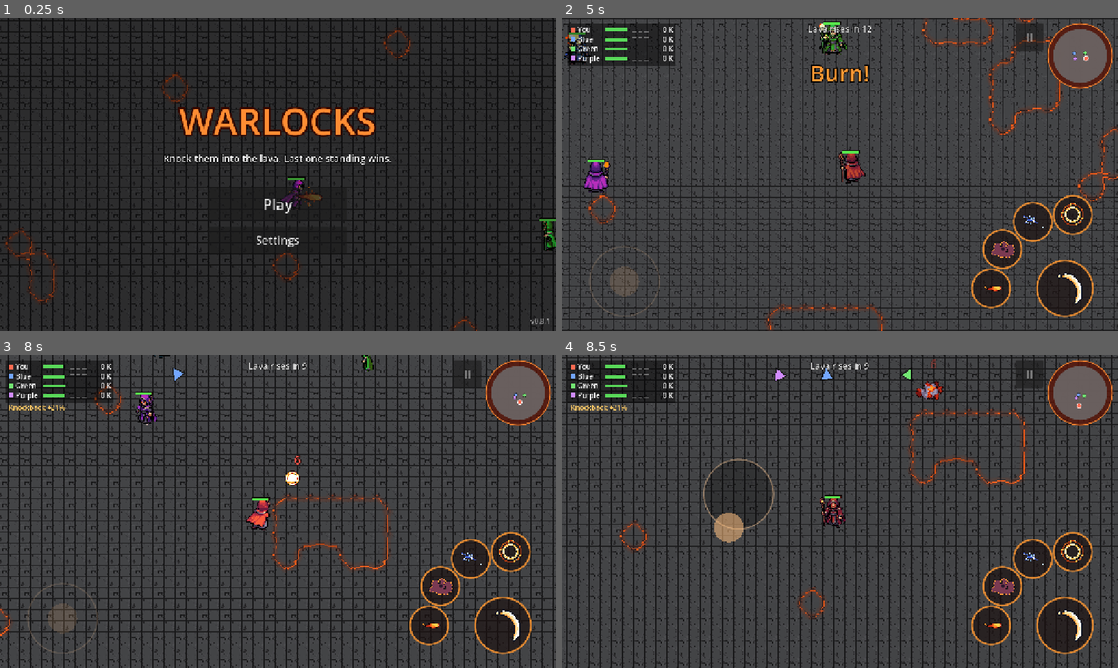
Above: before the commit, frames 1-4 (two rows, left to right).
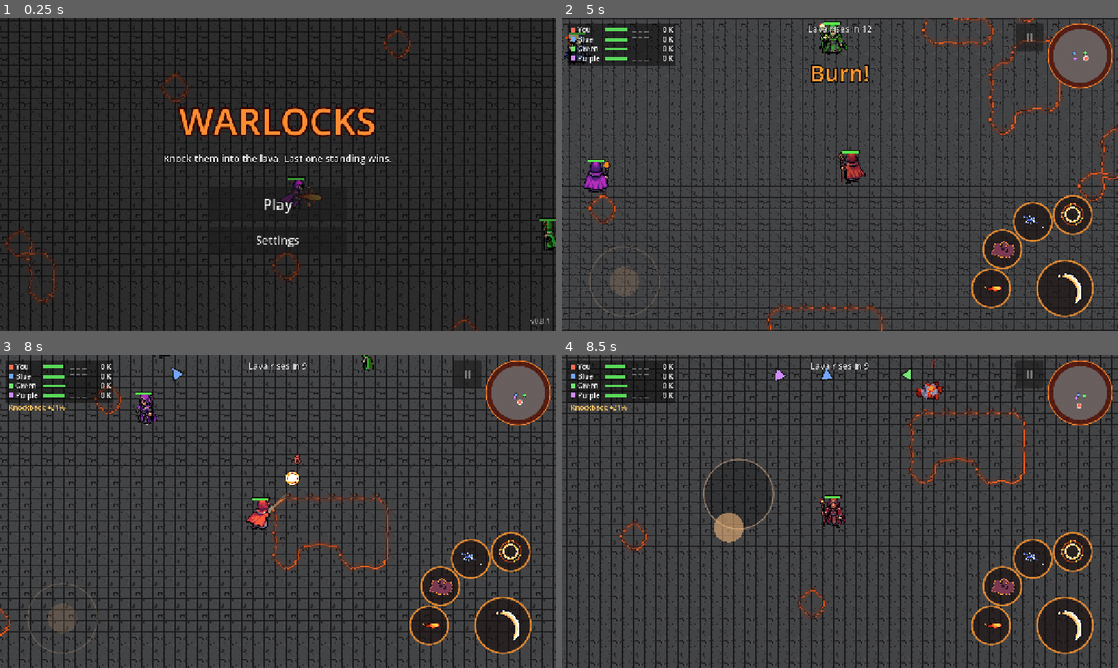
Above: after the commit, the same moments.

Repository: MariosToump/warlocks_on_android
Game: Godot game, scene res://scenes/game.tscn
Two runs of this game, one before a commit and one after it. Both use one fixed random seed, a clock stepped at 60 frames per second and the inputs below.
Inputs (mouse positions are in pixels of both pictures, inside the frame that each line leads up to):
- Up to frame 1 (0.25 s): no input
- Up to frame 2 (5 s): click "Play" at 0.5 s; tap Enter at 1.25 s; move the mouse to (962, 158) at 1.27 s; hold D (move_right) 1.28-2 s; hold A (attack) 1.28-2 s; click (962, 158) at 1.42 s; click "II" at 2 s; click "Restart match" at 2.75 s; tap Space at 3.5 s; drag from (728, 190) to (812, 237) at 3.52 s; move the mouse to (895, 105) at 4.27 s; hold D (move_right) from 4.28 s (still down); hold A (attack) from 4.28 s (still down); tap Down (cam_down) at 4.35 s; click (895, 105) at 4.42 s
- Up to frame 3 (8 s): release D (move_right) at 5 s; release A (attack) at 5 s; drag from (250, 574) to (111, 464) at 5.02 s; move the mouse to (444, 558) at 5.77 s; hold S (move_down) 5.78-6.5 s; hold A (attack) 5.78-6.5 s; tap Right (cam_right) at 5.85 s; click (444, 558) at 5.92 s; drag from (111, 464) to (194, 433) at 6.52 s; move the mouse to (305, 511) at 7.27 s; hold S (move_down) from 7.28 s (still down); hold A (attack) from 7.28 s (still down); click (305, 511) at 7.42 s
- Up to frame 4 (8.5 s): release S (move_down) at 8 s; release A (attack) at 8 s; drag from (756, 433) to (728, 527) at 8.02 s

Frames 1-2 are identical in both runs. In frame 3, less than 0.1% of the frame differs, in the area x 30-55%, y 4-51%; in frame 4, nothing differs.

Commit message:
Game feel: screen shake, hit-stop, knockback streak
- ArenaCamera.shake(): on hits to the player, deaths on screen, and when the
  lava starts creeping in.
- Hit-stop (time x0.1 for 60-100 ms, real time) on big hits the player takes
  or lands and on kills involving the player; always restored to 1.
- A fading streak behind wizards flying faster than 250 px/s.
- game.feel_effects (off in the playtest harness); tools/test_feel.gd.

Co-Authored-By: Claude Opus 5.5 <noreply@anthropic.com>

Diff:
--- a/scripts/arena_camera.gd
+++ b/scripts/arena_camera.gd
@@ -22,6 +22,10 @@
 var _dragging := false
 ## Wanted zoom (in base-resolution units); the real zoom is snapped from it.
 var _design_zoom := 1.0
+## Screen shake: strength in world px, fades out over its time.
+var _shake := 0.0
+var _shake_time := 0.0
+var _shake_left := 0.0
 
 
 func _ready() -> void:
@@ -67,6 +71,30 @@
 	return minf(win.size.x / base.x, win.size.y / base.y)
 
 
+## Shake the view by up to `strength` world px, fading over `time` s. A
+## weaker shake never cuts a stronger one short.
+func shake(strength: float, time: float) -> void:
+	var now := _shake * (_shake_left / maxf(_shake_time, 0.001))
+	if strength < now:
+		return
+	_shake = strength
+	_shake_time = time
+	_shake_left = time
+
+
+func shaking() -> bool:
+	return _shake_left > 0.0
+
+
+func _process(delta: float) -> void:
+	if _shake_left > 0.0:
+		_shake_left = maxf(_shake_left - delta, 0.0)
+		var k := _shake_left / _shake_time
+		offset = Vector2(randf_range(-1, 1), randf_range(-1, 1)) * _shake * k
+	elif offset != Vector2.ZERO:
+		offset = Vector2.ZERO
+
+
 func _physics_process(delta: float) -> void:
 	if target:
 		global_position = target.global_position
--- a/scripts/game.gd
+++ b/scripts/game.gd
@@ -68,6 +68,8 @@
 ## Read zoom / bot difficulty / wins per match / vibration from GameSettings
 ## (tests turn this off so their own values stick).
 @export var apply_settings := true
+## Screen shake and hit-stop (the playtest harness turns them off).
+@export var feel_effects := true
 ## Start on the title menu over a bots-only fight (tests turn this off).
 @export var title_screen := true
 ## Title screen: the camera follows one bot, switching every this many seconds.
@@ -93,6 +95,8 @@
 var shop_skipped := false
 ## The dead player's ghost during a fight (null otherwise).
 var ghost: Ghost
+var _hit_stop_token := 0
+var _last_phase := -1
 var match_winner: Wizard = null
 
 var _lava_label: Label
@@ -170,7 +174,9 @@
 		if source != null:
 			Sfx.play_at("hurt", w.global_position, -3.0)
 			if damage_numbers:
-				damage_numbers.add(w, amount))
+				damage_numbers.add(w, amount)
+			_feel_hit(w, amount, source))
+	w.died.connect(_feel_death)
 	all_wizards.append(w)
 
 
@@ -437,6 +443,7 @@
 				_end_round(living[0] if living.size() == 1 else null)
 				return
 			_update_spectate(delta)
+			_feel_lava(delta)
 		State.ROUND_OVER:
 			state_left -= delta
 			if state_left <= 0.0:
@@ -507,6 +514,56 @@
 			best_gap = gap
 			best = p
 	w.reset(best)
+
+
+# --- game feel: shake + hit-stop -------------------------------------------------
+
+## A spell or staff hit: shake when the player is hit, a tiny freeze on
+## big hits the player takes or lands.
+func _feel_hit(w: Wizard, amount: float, source: Wizard) -> void:
+	if not feel_effects or not state in [State.FIGHT, State.FREE]:
+		return
+	if w == player:
+		arena.camera.shake(clampf(amount * 0.4, 2.0, 6.0), 0.25)
+	if amount >= 10.0 and (w == player or source == player):
+		hit_stop(0.06)
+
+
+## A wizard died: shake if it's on screen, freeze a moment if the player
+## was in it.
+func _feel_death(w: Wizard) -> void:
+	if not feel_effects or not state in [State.FIGHT, State.FREE]:
+		return
+	var view := get_viewport().get_visible_rect().size / arena.camera.zoom
+	if w.global_position.distance_to(arena.camera.global_position) < view.length() * 0.5:
+		arena.camera.shake(5.0, 0.35)
+	if w == player or w.last_attacker == player:
+		hit_stop(0.1)
+
+
+## Slow time to a crawl for `real_seconds`, then back to normal. A newer
+## call extends it; time always comes back to 1.
+func hit_stop(real_seconds: float) -> void:
+	if not feel_effects:
+		return
+	_hit_stop_token += 1
+	var token := _hit_stop_token
+	Engine.time_scale = 0.1
+	await get_tree().create_timer(real_seconds, true, false, true).timeout
+	if token == _hit_stop_token:
+		Engine.time_scale = 1.0
+
+
+## Shake gently each time the lava starts creeping in.
+func _feel_lava(_delta: float) -> void:
+	if arena.phase != _last_phase:
+		if feel_effects and state == State.FIGHT and arena.phase in [Arena.Phase.SHRINK, Arena.Phase.FINAL]:
+			arena.camera.shake(2.5, 0.6)
+		_last_phase = arena.phase
+
+
+func _exit_tree() -> void:
+	Engine.time_scale = 1.0
 
 
 # --- HUD extras, settings, haptics ---------------------------------------------
--- a/scripts/wizard.gd
+++ b/scripts/wizard.gd
@@ -78,6 +78,10 @@
 var _cast_elapsed := 0.0
 var _cast_target := Vector2.ZERO
 var _cast_released := false
+## Recent positions while flying from a hit (drawn as a fading streak).
+var _trail: Array[Vector2] = []
+const TRAIL_SPEED := 250.0 ## knockback px/s that leaves a streak
+const TRAIL_LEN := 8
 
 @onready var sprite: AnimatedSprite2D = $Sprite
 @onready var smoke: CPUParticles2D = $Smoke
@@ -117,6 +121,32 @@
 	_clamp_to_arena()
 	_update_lava(delta)
 	_update_animation(walk)
+	_update_trail()
+
+
+func _update_trail() -> void:
+	if knockback.length() > TRAIL_SPEED:
+		_trail.push_back(global_position)
+		if _trail.size() > TRAIL_LEN:
+			_trail.pop_front()
+	elif not _trail.is_empty():
+		_trail.pop_front()
+	else:
+		return
+	queue_redraw()
+
+
+func has_trail() -> bool:
+	return _trail.size() >= 2
+
+
+func _draw() -> void:
+	var n := _trail.size()
+	for i in range(1, n):
+		var k := float(i) / n
+		var lift := Vector2(0, -12)
+		draw_line(to_local(_trail[i - 1]) + lift, to_local(_trail[i]) + lift,
+				Color(1.0, 0.9, 0.7, 0.75 * k), 1.5 + 3.5 * k)
 
 
 func _wants_to_walk() -> bool:
@@ -298,6 +328,8 @@
 
 func _die() -> void:
 	alive = false
+	_trail.clear()
+	queue_redraw()
 	attack_target = null
 	_cancel_cast()
 	on_lava = false
--- a/tools/playtest.gd
+++ b/tools/playtest.gd
@@ -37,6 +37,7 @@
 		game.gold_for_win = 0
 	nominal_shop = game.shop_time
 	game.shop_time = 0.05
+	game.feel_effects = false
 	player = game.get_node("Wizards/Player")
 	var pc := player.get_node_or_null("PlayerController")
 	if pc:
--- /dev/null
+++ b/tools/test_feel.gd
@@ -0,0 +1,82 @@
+extends SceneTree
+## Game feel (v0.9): screen shake, hit-stop, knockback streak.
+##   godot --headless --path . -s tools/test_feel.gd
+
+var game: Node
+var failures := 0
+
+
+func _init() -> void:
+	game = load("res://scenes/game.tscn").instantiate()
+	game.bot_ai = false
+	game.rounds = false
+	game.apply_settings = false
+	game.title_screen = false
+	root.add_child(game)
+	_run.call_deferred()
+
+
+func _run() -> void:
+	await _frames(3)
+	var cam: ArenaCamera = game.arena.camera
+	var player: Wizard = game.player
+	var blue: Wizard = game.get_node("Wizards/BotBlue")
+	player.get_node("PlayerController").process_mode = Node.PROCESS_MODE_DISABLED
+
+	print("shake")
+	cam.shake(6.0, 0.3)
+	await process_frame
+	await process_frame
+	_check(cam.shaking() and cam.offset != Vector2.ZERO and cam.offset.length() <= 6.0 * 1.5, "shake moves the view (%s)" % cam.offset)
+	cam.shake(1.0, 0.3)
+	_check(cam._shake == 6.0, "a weak shake doesn't cut a strong one short")
+	await _seconds(0.4)
+	_check(not cam.shaking() and cam.offset == Vector2.ZERO, "and settles back to zero")
+	player.take_damage(8.0, blue)
+	await process_frame
+	_check(cam.shaking(), "the player getting hit shakes the screen")
+	await _seconds(0.4)
+
+	print("hit-stop")
+	game.hit_stop(0.05)
+	_check(Engine.time_scale < 0.2, "time slows (%.2f)" % Engine.time_scale)
+	game.hit_stop(0.05) # overlapping
+	await _seconds_real(0.12)
+	_check(Engine.time_scale == 1.0, "and comes back to 1 (%.2f)" % Engine.time_scale)
+	player.take_damage(12.0, blue)
+	_check(Engine.time_scale < 0.2, "a big hit on the player freezes a moment")
+	await _seconds_real(0.12)
+	_check(Engine.time_scale == 1.0, "back to normal after it")
+
+	print("knockback streak")
+	blue.global_position = game.arena.get_center()
+	blue.knockback = Vector2.ZERO
+	await _frames(3)
+	_check(not blue.has_trail(), "no streak standing still")
+	blue.apply_knockback(Vector2(700, 0))
+	await _frames(4)
+	_check(blue.has_trail(), "a streak while flying fast")
+	await _seconds(1.5)
+	_check(not blue.has_trail(), "gone once it slows down")
+
+	print("TEST %s (%d failures)" % ["PASSED" if failures == 0 else "FAILED", failures])
+	quit(1 if failures else 0)
+
+
+func _check(ok: bool, what: String) -> void:
+	print(("  ok   " if ok else "  FAIL ") + what)
+	if not ok:
+		failures += 1
+
+
+func _frames(n: int) -> void:
+	for i in n:
+		await physics_frame
+
+
+func _seconds(s: float) -> void:
+	await create_timer(s).timeout
+
+
+func _seconds_real(s: float) -> void:
+	await create_timer(s, true, false, true).timeout
